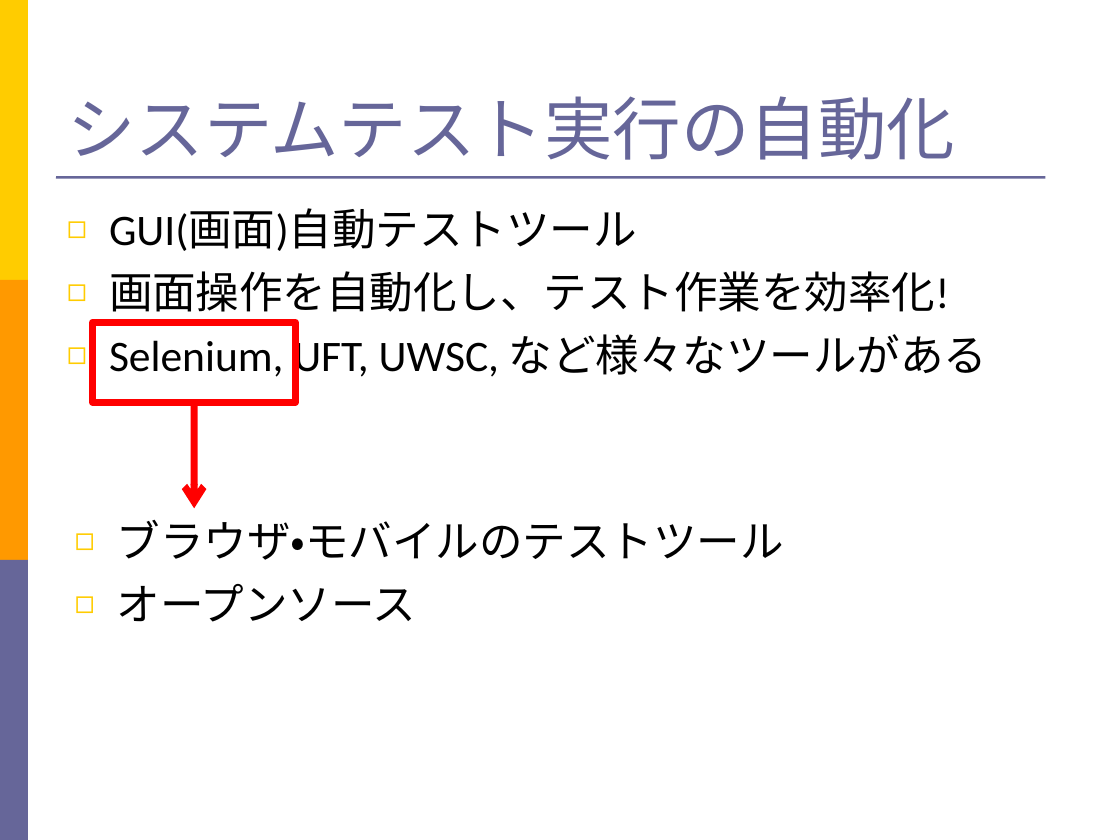
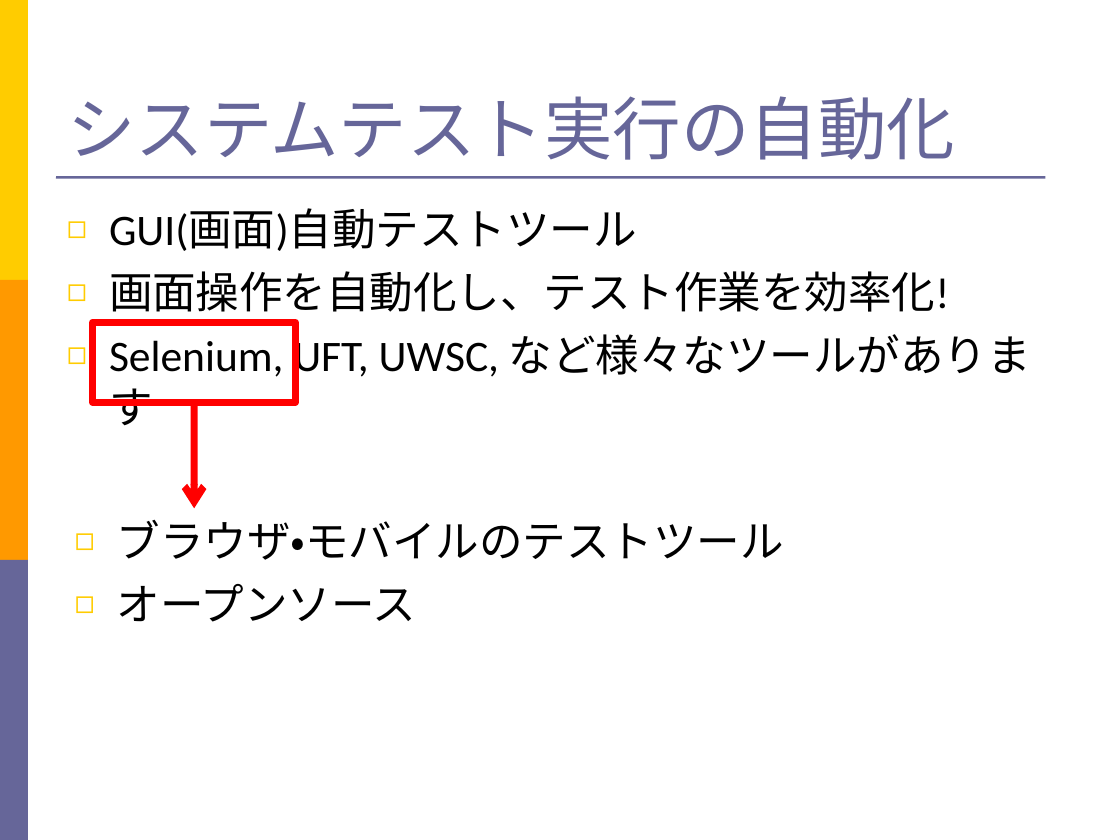
Before and after one commit to takuY-U2/STARHotel, a slide deck: slide 2 of docs/Slide.ppt. Drawn at 1120x840 pixels with LibreOffice and Linux fonts; fonts in the diff are those of the drawing. Boxes give left, top, right and bottom in pixels: in the first picture for what was removed or moved away, otherwise in the second. Text is boxed around its words. In the diff, an @@ line names an element or a change of style, - is before the commit and + after.

```diff
--- a/docs/Slide.ppt
+++ b/docs/Slide.ppt
@@ text at (109, 334, 1031, 426): text changed @@
-◻ Selenium, UFT, UWSC, など様々なツールがある
+◻ Selenium, UFT, UWSC, など様々なツールがあります
```
Also in this commit, not shown: 9 other slides changed, 7 other files.
